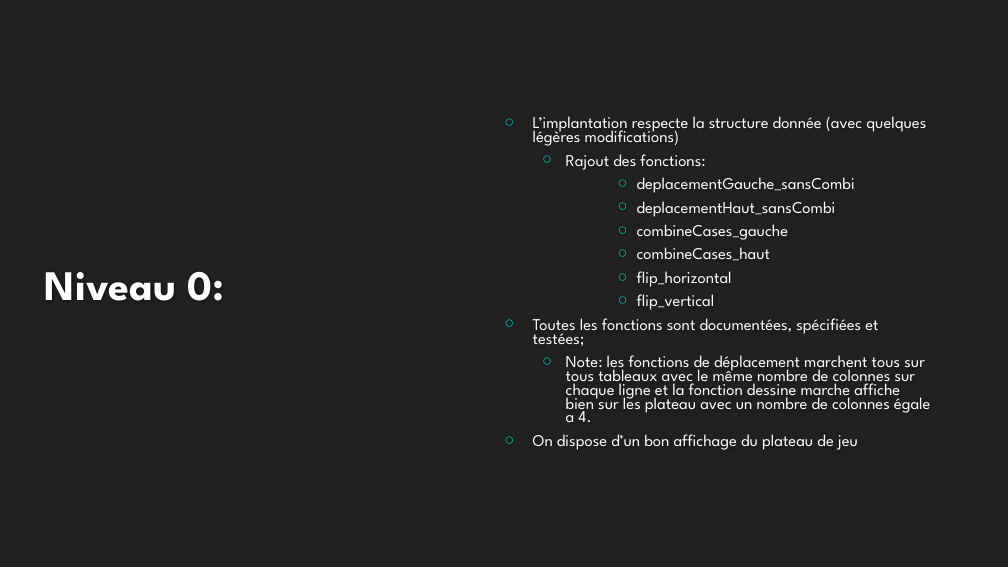
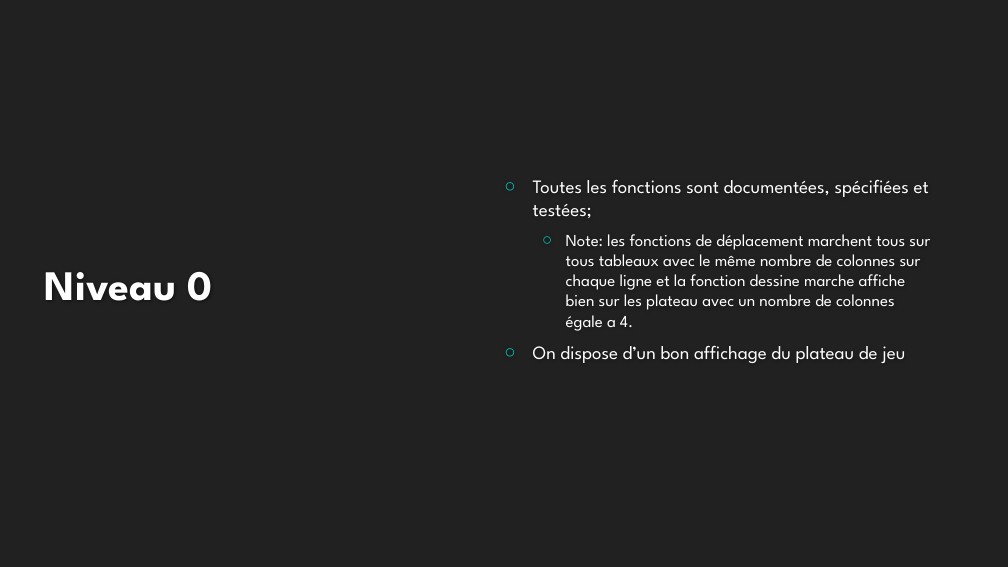
Before and after one commit to meethyrh/Projet2048v3, a slide deck: slide 4 of Soutenance.pptx (slide 3 before the commit). Drawn at 1008x567 pixels with LibreOffice and Linux fonts; fonts in the diff are those of the drawing; background and template pictures are left out. Boxes give left, top, right and bottom in pixels: in the first picture for what was removed or moved away, otherwise in the second. Text is boxed around its words. In the diff, an @@ line names an element or a change of style, - is before the commit and + after.

```diff
--- a/Soutenance.pptx
+++ b/Soutenance.pptx
@@ text "Toutes les fonctions sont documentées, ..." at <box>533,180,930,363</box>: size 15.7 to 18 pt in "Toutes les fonctions sont documentées, spécifiées et ...", "On dispose d’un bon affichage du plateau ..."; size 15.7 to 16 pt in "Note: les fonctions de déplacement marchent tous ..."; line spacing 0.7 to 1 @@
@@ text at <box>533,116,926,310</box>: paragraphs removed @@
-○ L’implantation respecte la structure donnée (avec quelques légères modifications)
-  ○ Rajout des fonctions:
-      ○ deplacementGauche_sansCombi
-      ○ deplacementHaut_sansCombi
-      ○ combineCases_gauche
-      ○ combineCases_haut
-      ○ flip_horizontal
-      ○ flip_vertical
@@ title at <box>45,272,212,301</box>: text changed @@
-Niveau 0:
+Niveau 0
```
Also in this commit, not shown: 1 slide added.
